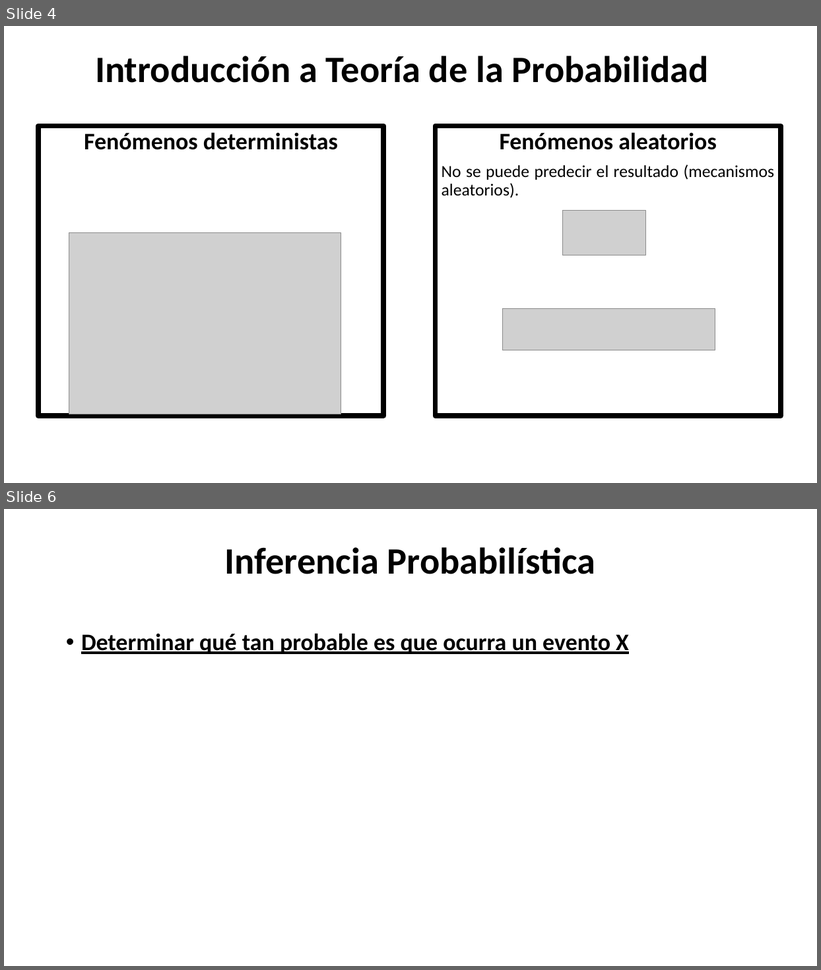
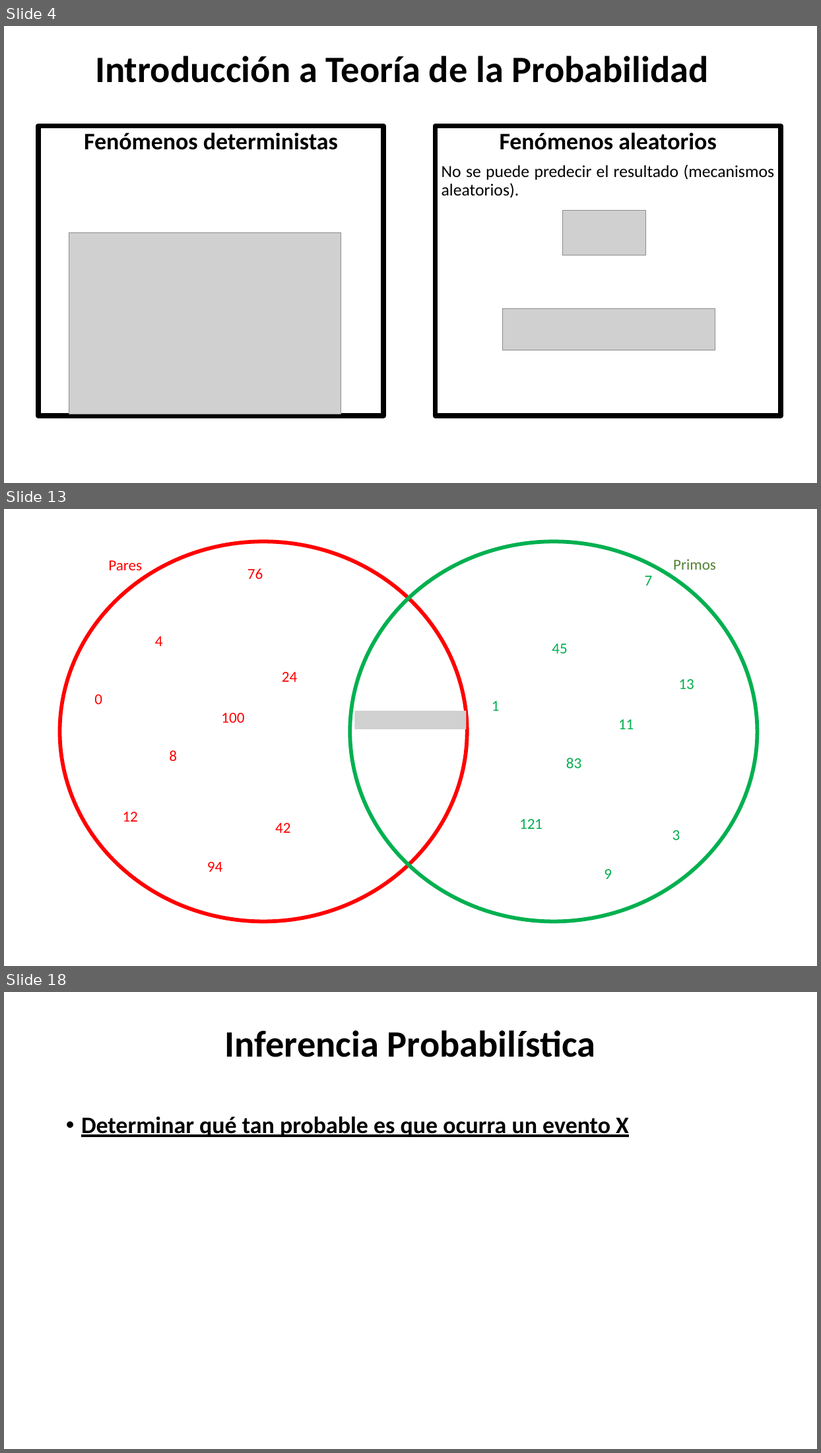
Before and after one commit to Adrifelcha/afchavez-019, a slide deck: JeanPiaget/2019-2020/Cuarentena/Sexto - Clases Remotas/AMC2020_InferenciaProbabilistica-1.pptx. Shown one above the other, each under a label of ours: slides 4 and 6 before the commit, slides 4, 13 and 18 after it; the slides between them are not shown. The pictures are 821x970 and 821x1453 pixels, drawn with LibreOffice and Linux fonts; fonts in the diff are those of the drawing; grey boxes stand for pictures. Boxes give left, top, right and bottom in pixels: in the first picture for what was removed or moved away, otherwise in the second. Text is boxed around its words. In the diff, an @@ line names an element or a change of style, - is before the commit and + after.

```diff
--- a/JeanPiaget/2019-2020/Cuarentena/Sexto - Clases Remotas/AMC2020_InferenciaProbabilistica-1.pptx
+++ b/JeanPiaget/2019-2020/Cuarentena/Sexto - Clases Remotas/AMC2020_InferenciaProbabilistica-1.pptx
@@ slide 13 added at (x1=4, y1=509, x2=817, y2=966), background #FFFFFF @@
@@ ellipse added at (x1=59, y1=541, x2=467, y2=922), outline #FF0000 4.5 pt @@
@@ ellipse added at (x1=350, y1=541, x2=757, y2=922), outline #00B050 4.5 pt @@
@@ text added at (x1=108, y1=560, x2=142, y2=570), 18 pt, text #FF0000 @@
+Pares
@@ text added at (x1=673, y1=559, x2=716, y2=570), 18 pt, text #548235 @@
+Primos
@@ text added at (x1=248, y1=568, x2=263, y2=579), 18 pt, text #FF0000 @@
+76
@@ text added at (x1=645, y1=576, x2=653, y2=586), 18 pt, text #00B050 @@
+7
@@ text added at (x1=155, y1=636, x2=163, y2=646), 18 pt, text #FF0000 @@
+4
@@ text added at (x1=552, y1=644, x2=567, y2=654), 18 pt, text #00B050 @@
+45
@@ text added at (x1=282, y1=672, x2=297, y2=682), 18 pt, text #FF0000 @@
+24
@@ text added at (x1=679, y1=679, x2=694, y2=689), 18 pt, text #00B050 @@
+13
@@ text added at (x1=94, y1=694, x2=102, y2=704), 18 pt, text #FF0000 @@
+0
@@ text added at (x1=492, y1=701, x2=500, y2=711), 18 pt, text #00B050 @@
+1
@@ text added at (x1=221, y1=713, x2=244, y2=723), 18 pt, text #FF0000 @@
+100
@@ picture added at (x1=354, y1=711, x2=467, y2=729) @@
@@ text added at (x1=618, y1=720, x2=634, y2=729), 18 pt, text #00B050 @@
+11
@@ text added at (x1=169, y1=751, x2=177, y2=761), 18 pt, text #FF0000 @@
+8
@@ text added at (x1=566, y1=758, x2=582, y2=768), 18 pt, text #00B050 @@
+83
@@ text added at (x1=123, y1=812, x2=138, y2=822), 18 pt, text #FF0000 @@
+12
@@ text added at (x1=275, y1=823, x2=290, y2=833), 18 pt, text #FF0000 @@
+42
@@ text added at (x1=519, y1=819, x2=543, y2=829), 18 pt, text #00B050 @@
+121
@@ text added at (x1=673, y1=830, x2=680, y2=840), 18 pt, text #00B050 @@
+3
@@ text added at (x1=207, y1=862, x2=222, y2=872), 18 pt, text #FF0000 @@
+94
@@ text added at (x1=604, y1=869, x2=612, y2=879), 18 pt, text #00B050 @@
+9
@@ what was slide 6 is now slide 18 @@
```
Also in this commit, not shown: 13 slides changed, 68 other slides added, 8 slides removed, 16 other files.
